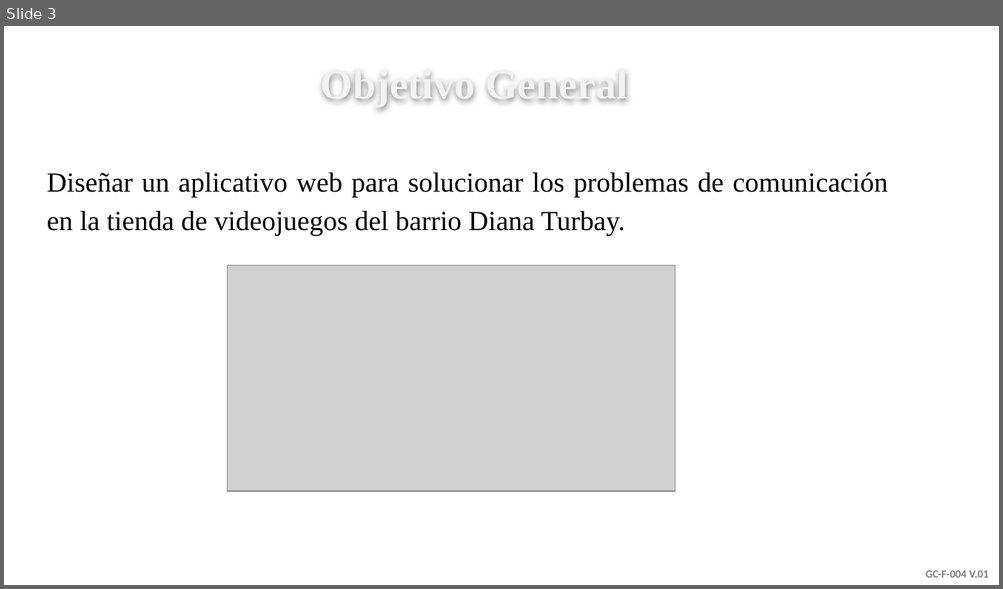
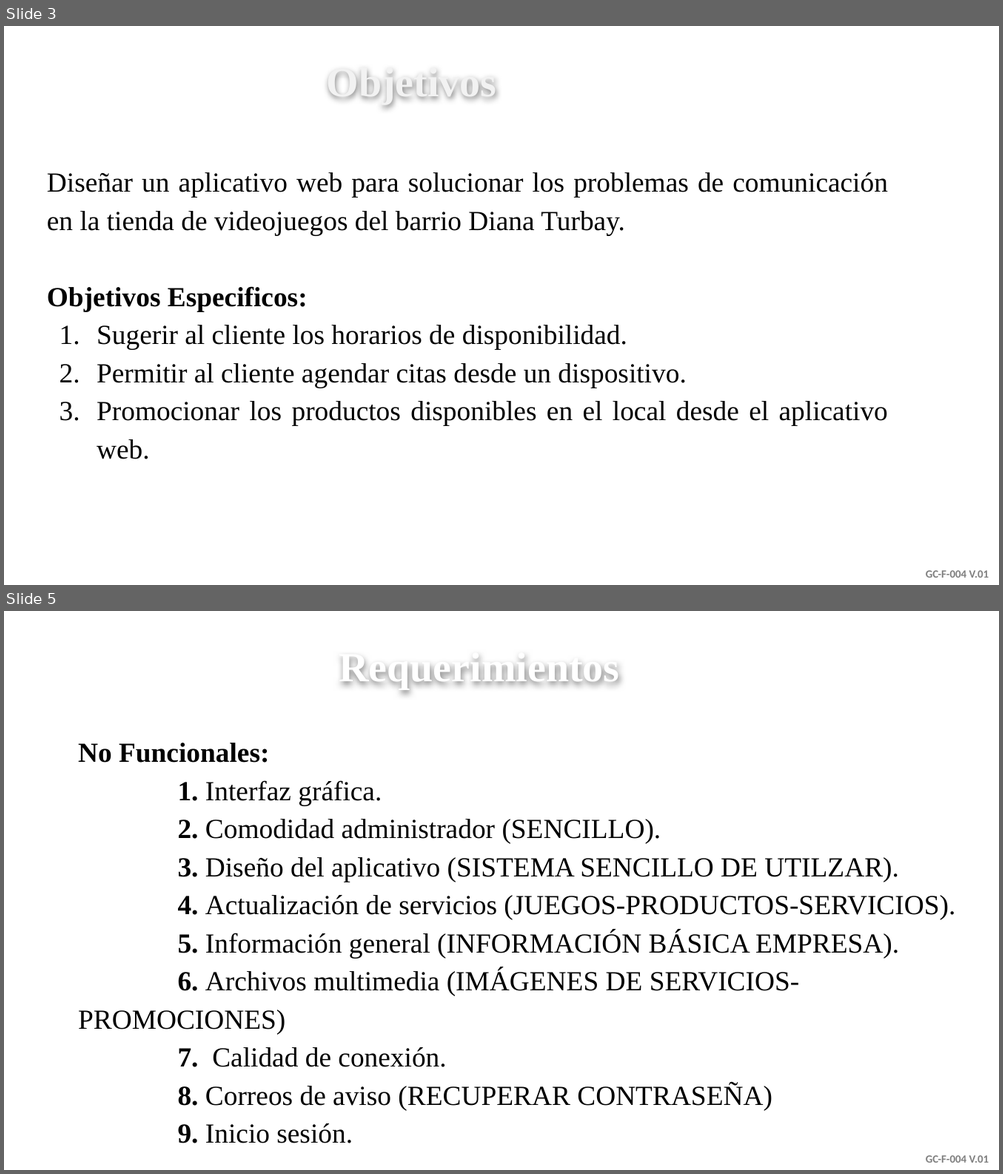
Before and after one commit to senaceet/Kyukeisho_New, a slide deck: Presentación_Proyecto.pptx. Shown one above the other, each under a label of ours: slide 3 before the commit, slides 3 and 5 after it; the slides between them are not shown. The pictures are 1003x589 and 1003x1174 pixels, drawn with LibreOffice and Linux fonts; fonts in the diff are those of the drawing; grey boxes stand for pictures; background and template pictures are left out. Boxes give left, top, right and bottom in pixels: in the first picture for what was removed or moved away, otherwise in the second. Text is boxed around its words. In the diff, an @@ line names an element or a change of style, - is before the commit and + after.

```diff
--- a/Presentación_Proyecto.pptx
+++ b/Presentación_Proyecto.pptx
@@ slide 5 added at <box>4,611,999,1170</box>, background picture (left out); not listed: 1 template element that a slide beside it also shows @@
@@ text added at <box>339,658,620,689</box>, 30 pt, text #FFFFFF, bold @@
+Requerimientos
@@ text added at <box>78,743,955,1144</box>, 20 pt, text #000000 @@
+No Funcionales:
+1. Interfaz gráfica.
+2. Comodidad administrador (SENCILLO).
+3. Diseño del aplicativo (SISTEMA SENCILLO DE UTILZAR).
+4. Actualización de servicios (JUEGOS-PRODUCTOS-SERVICIOS).
+5. Información general (INFORMACIÓN BÁSICA EMPRESA).
+6. Archivos multimedia (IMÁGENES DE SERVICIOS-PROMOCIONES)
+7. Calidad de conexión.
+8. Correos de aviso (RECUPERAR CONTRASEÑA)
+9. Inicio sesión.
@@ slide 3 changed as well @@
@@ text at <box>327,73,497,104</box>: text changed @@
-Objetivo General
+Objetivos
@@ picture removed at <box>227,266,674,492</box> @@
@@ text at <box>47,286,888,460</box>: paragraphs added @@
+Objetivos Especificos:
+1. Sugerir al cliente los horarios de disponibilidad.
+2. Permitir al cliente agendar citas desde un dispositivo.
+3. Promocionar los productos disponibles en el local desde el aplicativo web.
```
Also in this commit, not shown: 2 other slides changed, 3 other slides added, 3 slides removed, 5 other files.
